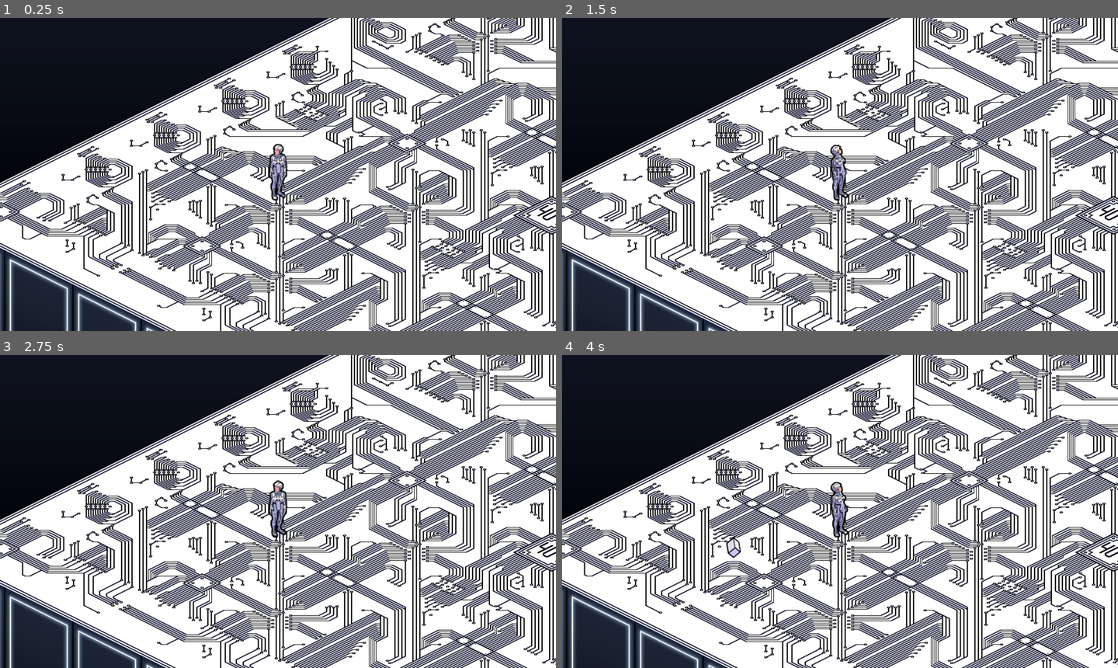
Above: before the commit, frames 1-4 (two rows, left to right).
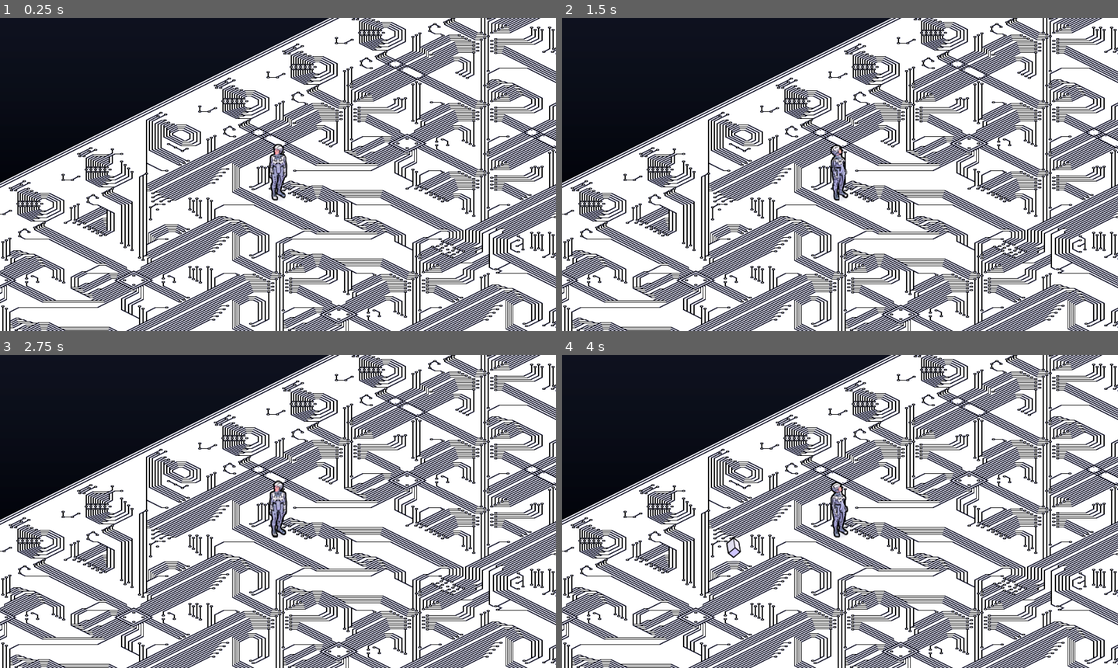
Above: after the commit, the same moments.

Repository: DomestiqueBaston/ERRORE_404_SPRINT_NON_TROVATO
Game: Godot game, scene res://TRASH/Test_Generation_Aleatoire_Pour_Voir_BIS.tscn
Two runs of this game, one before a commit and one after it. Both use one fixed random seed, a clock stepped at 60 frames per second and the inputs below. The project has no main scene, so this scene is started directly.
Inputs:
- Up to frame 1 (0.25 s): no input
- Up to frame 2 (1.5 s): hold Right (ui_right) 0.53-1.28 s; hold Down (ui_down) from 1.28 s (still down)
- Up to frame 3 (2.75 s): release Down (ui_down) at 2.03 s; hold Right (ui_right) from 2.03 s (still down)
- Up to frame 4 (4 s): release Right (ui_right) at 2.78 s; hold Up (ui_up) 2.78-3.53 s; hold Left (ui_left) from 3.53 s (still down)

The runs differ from the first frame. In frame 1, 26% of the frame differs, in the area x 0-100%, y 0-100%; in frame 2, 26%; in frame 3, 26%; in frame 4, 26%.

Commit message:
Several nano updates...

Diff:
--- a/SCENE_AND_SCRIPT/Annoying_Sounds.tscn
+++ b/SCENE_AND_SCRIPT/Annoying_Sounds.tscn
@@ -12,35 +12,42 @@
 
 [node name="Glitchy_Sound_A" type="AudioStreamPlayer" parent="."]
 stream = ExtResource("1_vplxx")
-volume_db = -7.5
+volume_db = -12.5
 bus = &"FX_WET"
+parameters/looping = true
 
 [node name="Glitchy_Sound_B" type="AudioStreamPlayer" parent="."]
 stream = ExtResource("2_htnts")
 volume_db = -7.5
 bus = &"FX_WET"
+parameters/looping = true
 
 [node name="Glitchy_Sound_C" type="AudioStreamPlayer" parent="."]
 stream = ExtResource("3_7oxky")
-volume_db = -5.0
+volume_db = -7.5
 bus = &"FX_WET"
+parameters/looping = true
 
 [node name="Glitchy_Sound_D" type="AudioStreamPlayer" parent="."]
 stream = ExtResource("4_to7gu")
 volume_db = -2.5
 bus = &"FX_WET"
+parameters/looping = true
 
 [node name="Glitchy_Sound_E" type="AudioStreamPlayer" parent="."]
 stream = ExtResource("5_ns4qs")
-volume_db = -5.0
+volume_db = -2.5
 bus = &"FX_WET"
+parameters/looping = true
 
 [node name="Glitchy_Sound_F" type="AudioStreamPlayer" parent="."]
 stream = ExtResource("6_8feb6")
-volume_db = -10.0
+volume_db = -12.5
 bus = &"FX_WET"
+parameters/looping = true
 
 [node name="Glitchy_Sound_G" type="AudioStreamPlayer" parent="."]
 stream = ExtResource("7_jea5g")
 volume_db = -5.0
 bus = &"FX_WET"
+parameters/looping = true
--- a/SCENE_AND_SCRIPT/Cell.tscn
+++ b/SCENE_AND_SCRIPT/Cell.tscn
@@ -69,7 +69,7 @@
 shader_parameter/shake_color_rate = 0.0010000000475
 
 [sub_resource type="RectangleShape2D" id="RectangleShape2D_qkut6"]
-size = Vector2(125, 15)
+size = Vector2(124.56604, 47.564228)
 
 [sub_resource type="ShaderMaterial" id="ShaderMaterial_6o5ds"]
 shader = ExtResource("29_7mpjj")
@@ -312,9 +312,9 @@
 "values": [true, true, false]
 }
 
-[sub_resource type="Animation" id="Animation_5dg73"]
-resource_name = "Going_Down"
-length = 7.3666706
+[sub_resource type="Animation" id="Animation_e50o2"]
+resource_name = "Down_Sliding_Beginning"
+length = 0.66667
 tracks/0/type = "value"
 tracks/0/imported = false
 tracks/0/enabled = true
@@ -322,10 +322,10 @@
 tracks/0/interp = 1
 tracks/0/loop_wrap = true
 tracks/0/keys = {
-"times": PackedFloat32Array(0, 1, 7.3333335, 7.3666673),
+"times": PackedFloat32Array(0, 0.10000001, 0.36666667, 0.6666667),
 "transitions": PackedFloat32Array(1, 1, 1, 1),
 "update": 0,
-"values": [Vector2(0, 0), Vector2(0, 0), Vector2(0, 250), Vector2(0, 250)]
+"values": [Vector2(0, 250), Vector2(0, 250), Vector2(0, 246), Vector2(0, 246)]
 }
 tracks/1/type = "audio"
 tracks/1/imported = false
@@ -350,19 +350,11 @@
 tracks/2/loop_wrap = true
 tracks/2/keys = {
 "clips": [{
-"end_offset": 0.0,
+"end_offset": 2.0713782,
 "start_offset": 0.0,
 "stream": ExtResource("28_7mpjj")
-}, {
-"end_offset": 0.0,
-"start_offset": 0.0,
-"stream": ExtResource("28_7mpjj")
-}, {
-"end_offset": 0.607414,
-"start_offset": 0.0,
-"stream": ExtResource("28_7mpjj")
-}],
-"times": PackedFloat32Array(0.93333334, 3.2712526, 5.602539)
+}],
+"times": PackedFloat32Array(0.1)
 }
 tracks/2/use_blend = true
 tracks/3/type = "audio"
@@ -377,7 +369,7 @@
 "start_offset": 0.0,
 "stream": ExtResource("29_8ohl3")
 }],
-"times": PackedFloat32Array(7.3333335)
+"times": PackedFloat32Array(0.6333333)
 }
 tracks/3/use_blend = true
 tracks/4/type = "value"
@@ -393,9 +385,9 @@
 "values": [true]
 }
 
-[sub_resource type="Animation" id="Animation_6vv1n"]
-resource_name = "Going_Up"
-length = 7.3666706
+[sub_resource type="Animation" id="Animation_ej7e8"]
+resource_name = "Down_Sliding_End"
+length = 0.96667004
 tracks/0/type = "value"
 tracks/0/imported = false
 tracks/0/enabled = true
@@ -403,10 +395,10 @@
 tracks/0/interp = 1
 tracks/0/loop_wrap = true
 tracks/0/keys = {
-"times": PackedFloat32Array(0, 1, 7.3333335, 7.3666673),
+"times": PackedFloat32Array(0, 0.4, 0.6666667, 0.96666664),
 "transitions": PackedFloat32Array(1, 1, 1, 1),
 "update": 0,
-"values": [Vector2(0, 250), Vector2(0, 250), Vector2(0, 0), Vector2(0, 0)]
+"values": [Vector2(0, 246), Vector2(0, 246), Vector2(0, 250), Vector2(0, 250)]
 }
 tracks/1/type = "audio"
 tracks/1/imported = false
@@ -420,7 +412,7 @@
 "start_offset": 0.0,
 "stream": ExtResource("27_e50o2")
 }],
-"times": PackedFloat32Array(0)
+"times": PackedFloat32Array(0.29999998)
 }
 tracks/1/use_blend = true
 tracks/2/type = "audio"
@@ -431,19 +423,11 @@
 tracks/2/loop_wrap = true
 tracks/2/keys = {
 "clips": [{
-"end_offset": 0.0,
+"end_offset": 2.0713782,
 "start_offset": 0.0,
 "stream": ExtResource("28_7mpjj")
-}, {
-"end_offset": 0.0,
-"start_offset": 0.0,
-"stream": ExtResource("28_7mpjj")
-}, {
-"end_offset": 0.607414,
-"start_offset": 0.0,
-"stream": ExtResource("28_7mpjj")
-}],
-"times": PackedFloat32Array(0.93333334, 3.2712526, 5.602539)
+}],
+"times": PackedFloat32Array(0.4)
 }
 tracks/2/use_blend = true
 tracks/3/type = "audio"
@@ -458,7 +442,7 @@
 "start_offset": 0.0,
 "stream": ExtResource("29_8ohl3")
 }],
-"times": PackedFloat32Array(7.3333335)
+"times": PackedFloat32Array(0.93333334)
 }
 tracks/3/use_blend = true
 tracks/4/type = "value"
@@ -474,8 +458,9 @@
 "values": [true]
 }
 
-[sub_resource type="Animation" id="Animation_mye8y"]
-length = 0.001
+[sub_resource type="Animation" id="Animation_5dg73"]
+resource_name = "Going_Down"
+length = 7.3666706
 tracks/0/type = "value"
 tracks/0/imported = false
 tracks/0/enabled = true
@@ -483,50 +468,10 @@
 tracks/0/interp = 1
 tracks/0/loop_wrap = true
 tracks/0/keys = {
-"times": PackedFloat32Array(0),
-"transitions": PackedFloat32Array(1),
-"update": 0,
-"values": [Vector2(0, 0)]
-}
-tracks/1/type = "value"
-tracks/1/imported = false
-tracks/1/enabled = true
-tracks/1/path = NodePath("Column/Cell_Tops:modulate")
-tracks/1/interp = 1
-tracks/1/loop_wrap = true
-tracks/1/keys = {
-"times": PackedFloat32Array(0),
-"transitions": PackedFloat32Array(1),
-"update": 0,
-"values": [Color(1, 1, 1, 1)]
-}
-tracks/2/type = "value"
-tracks/2/imported = false
-tracks/2/enabled = true
-tracks/2/path = NodePath("Column/Cell_Tops/Collider_Ground:visible")
-tracks/2/interp = 1
-tracks/2/loop_wrap = true
-tracks/2/keys = {
-"times": PackedFloat32Array(0),
-"transitions": PackedFloat32Array(1),
-"update": 1,
-"values": [true]
-}
-
-[sub_resource type="Animation" id="Animation_e50o2"]
-resource_name = "Sliding_Beginning"
-length = 0.66667
-tracks/0/type = "value"
-tracks/0/imported = false
-tracks/0/enabled = true
-tracks/0/path = NodePath("Column/Cell_Tops:position")
-tracks/0/interp = 1
-tracks/0/loop_wrap = true
-tracks/0/keys = {
-"times": PackedFloat32Array(0, 0.10000001, 0.36666667, 0.6666667),
+"times": PackedFloat32Array(0, 1, 7.3333335, 7.3666673),
 "transitions": PackedFloat32Array(1, 1, 1, 1),
 "update": 0,
-"values": [Vector2(0, 250), Vector2(0, 250), Vector2(0, 246), Vector2(0, 246)]
+"values": [Vector2(0, 0), Vector2(0, 0), Vector2(0, 250), Vector2(0, 250)]
 }
 tracks/1/type = "audio"
 tracks/1/imported = false
@@ -551,11 +496,19 @@
 tracks/2/loop_wrap = true
 tracks/2/keys = {
 "clips": [{
-"end_offset": 2.0713782,
+"end_offset": 0.0,
 "start_offset": 0.0,
 "stream": ExtResource("28_7mpjj")
-}],
-"times": PackedFloat32Array(0.1)
+}, {
+"end_offset": 0.0,
+"start_offset": 0.0,
+"stream": ExtResource("28_7mpjj")
+}, {
+"end_offset": 0.607414,
+"start_offset": 0.0,
+"stream": ExtResource("28_7mpjj")
+}],
+"times": PackedFloat32Array(0.93333334, 3.2712526, 5.602539)
 }
 tracks/2/use_blend = true
 tracks/3/type = "audio"
@@ -570,7 +523,7 @@
 "start_offset": 0.0,
 "stream": ExtResource("29_8ohl3")
 }],
-"times": PackedFloat32Array(0.6333333)
+"times": PackedFloat32Array(7.3333335)
 }
 tracks/3/use_blend = true
 tracks/4/type = "value"
@@ -586,9 +539,9 @@
 "values": [true]
 }
 
-[sub_resource type="Animation" id="Animation_ej7e8"]
-resource_name = "Sliding_End"
-length = 0.96667004
+[sub_resource type="Animation" id="Animation_6vv1n"]
+resource_name = "Going_Up"
+length = 7.3666706
 tracks/0/type = "value"
 tracks/0/imported = false
 tracks/0/enabled = true
@@ -596,10 +549,10 @@
 tracks/0/interp = 1
 tracks/0/loop_wrap = true
 tracks/0/keys = {
-"times": PackedFloat32Array(0, 0.4, 0.6666667, 0.96666664),
+"times": PackedFloat32Array(0, 1, 7.3333335, 7.3666673),
 "transitions": PackedFloat32Array(1, 1, 1, 1),
 "update": 0,
-"values": [Vector2(0, 246), Vector2(0, 246), Vector2(0, 250), Vector2(0, 250)]
+"values": [Vector2(0, 250), Vector2(0, 250), Vector2(0, 0), Vector2(0, 0)]
 }
 tracks/1/type = "audio"
 tracks/1/imported = false
@@ -613,7 +566,7 @@
 "start_offset": 0.0,
 "stream": ExtResource("27_e50o2")
 }],
-"times": PackedFloat32Array(0.29999998)
+"times": PackedFloat32Array(0)
 }
 tracks/1/use_blend = true
 tracks/2/type = "audio"
@@ -624,11 +577,19 @@
 tracks/2/loop_wrap = true
 tracks/2/keys = {
 "clips": [{
-"end_offset": 2.0713782,
+"end_offset": 0.0,
 "start_offset": 0.0,
 "stream": ExtResource("28_7mpjj")
-}],
-"times": PackedFloat32Array(0.4)
+}, {
+"end_offset": 0.0,
+"start_offset": 0.0,
+"stream": ExtResource("28_7mpjj")
+}, {
+"end_offset": 0.607414,
+"start_offset": 0.0,
+"stream": ExtResource("28_7mpjj")
+}],
+"times": PackedFloat32Array(0.93333334, 3.2712526, 5.602539)
 }
 tracks/2/use_blend = true
 tracks/3/type = "audio"
@@ -643,7 +604,7 @@
 "start_offset": 0.0,
 "stream": ExtResource("29_8ohl3")
 }],
-"times": PackedFloat32Array(0.93333334)
+"times": PackedFloat32Array(7.3333335)
 }
 tracks/3/use_blend = true
 tracks/4/type = "value"
@@ -659,15 +620,202 @@
 "values": [true]
 }
 
+[sub_resource type="Animation" id="Animation_mye8y"]
+length = 0.001
+tracks/0/type = "value"
+tracks/0/imported = false
+tracks/0/enabled = true
+tracks/0/path = NodePath("Column/Cell_Tops:position")
+tracks/0/interp = 1
+tracks/0/loop_wrap = true
+tracks/0/keys = {
+"times": PackedFloat32Array(0),
+"transitions": PackedFloat32Array(1),
+"update": 0,
+"values": [Vector2(0, 0)]
+}
+tracks/1/type = "value"
+tracks/1/imported = false
+tracks/1/enabled = true
+tracks/1/path = NodePath("Column/Cell_Tops:modulate")
+tracks/1/interp = 1
+tracks/1/loop_wrap = true
+tracks/1/keys = {
+"times": PackedFloat32Array(0),
+"transitions": PackedFloat32Array(1),
+"update": 0,
+"values": [Color(1, 1, 1, 1)]
+}
+tracks/2/type = "value"
+tracks/2/imported = false
+tracks/2/enabled = true
+tracks/2/path = NodePath("Column/Cell_Tops/Collider_Ground:visible")
+tracks/2/interp = 1
+tracks/2/loop_wrap = true
+tracks/2/keys = {
+"times": PackedFloat32Array(0),
+"transitions": PackedFloat32Array(1),
+"update": 1,
+"values": [true]
+}
+
+[sub_resource type="Animation" id="Animation_qkut6"]
+resource_name = "Up_Sliding_Beginning"
+length = 0.66667
+tracks/0/type = "value"
+tracks/0/imported = false
+tracks/0/enabled = true
+tracks/0/path = NodePath("Column/Cell_Tops:position")
+tracks/0/interp = 1
+tracks/0/loop_wrap = true
+tracks/0/keys = {
+"times": PackedFloat32Array(0, 0.10000001, 0.36666667, 0.6666667),
+"transitions": PackedFloat32Array(1, 1, 1, 1),
+"update": 0,
+"values": [Vector2(0, 4), Vector2(0, 4), Vector2(0, 0), Vector2(0, 0)]
+}
+tracks/1/type = "audio"
+tracks/1/imported = false
+tracks/1/enabled = true
+tracks/1/path = NodePath("Cellule_Sound/Start_Cell")
+tracks/1/interp = 1
+tracks/1/loop_wrap = true
+tracks/1/keys = {
+"clips": [{
+"end_offset": 0.0,
+"start_offset": 0.0,
+"stream": ExtResource("27_e50o2")
+}],
+"times": PackedFloat32Array(0)
+}
+tracks/1/use_blend = true
+tracks/2/type = "audio"
+tracks/2/imported = false
+tracks/2/enabled = true
+tracks/2/path = NodePath("Cellule_Sound/Up_Down_Cell")
+tracks/2/interp = 1
+tracks/2/loop_wrap = true
+tracks/2/keys = {
+"clips": [{
+"end_offset": 2.0713782,
+"start_offset": 0.0,
+"stream": ExtResource("28_7mpjj")
+}],
+"times": PackedFloat32Array(0.1)
+}
+tracks/2/use_blend = true
+tracks/3/type = "audio"
+tracks/3/imported = false
+tracks/3/enabled = true
+tracks/3/path = NodePath("Cellule_Sound/Stop_Cell")
+tracks/3/interp = 1
+tracks/3/loop_wrap = true
+tracks/3/keys = {
+"clips": [{
+"end_offset": 0.0,
+"start_offset": 0.0,
+"stream": ExtResource("29_8ohl3")
+}],
+"times": PackedFloat32Array(0.6333333)
+}
+tracks/3/use_blend = true
+tracks/4/type = "value"
+tracks/4/imported = false
+tracks/4/enabled = true
+tracks/4/path = NodePath("Column/Cell_Tops/Collider_Ground:visible")
+tracks/4/interp = 1
+tracks/4/loop_wrap = true
+tracks/4/keys = {
+"times": PackedFloat32Array(0),
+"transitions": PackedFloat32Array(1),
+"update": 1,
+"values": [true]
+}
+
+[sub_resource type="Animation" id="Animation_psu53"]
+resource_name = "Up_Sliding_End"
+length = 0.96667004
+tracks/0/type = "value"
+tracks/0/imported = false
+tracks/0/enabled = true
+tracks/0/path = NodePath("Column/Cell_Tops:position")
+tracks/0/interp = 1
+tracks/0/loop_wrap = true
+tracks/0/keys = {
+"times": PackedFloat32Array(0, 0.4, 0.6666667, 0.96666664),
+"transitions": PackedFloat32Array(1, 1, 1, 1),
+"update": 0,
+"values": [Vector2(0, 0), Vector2(0, 0), Vector2(0, 4), Vector2(0, 4)]
+}
+tracks/1/type = "audio"
+tracks/1/imported = false
+tracks/1/enabled = true
+tracks/1/path = NodePath("Cellule_Sound/Start_Cell")
+tracks/1/interp = 1
+tracks/1/loop_wrap = true
+tracks/1/keys = {
+"clips": [{
+"end_offset": 0.0,
+"start_offset": 0.0,
+"stream": ExtResource("27_e50o2")
+}],
+"times": PackedFloat32Array(0.29999998)
+}
+tracks/1/use_blend = true
+tracks/2/type = "audio"
+tracks/2/imported = false
+tracks/2/enabled = true
+tracks/2/path = NodePath("Cellule_Sound/Up_Down_Cell")
+tracks/2/interp = 1
+tracks/2/loop_wrap = true
+tracks/2/keys = {
+"clips": [{
+"end_offset": 2.0713782,
+"start_offset": 0.0,
+"stream": ExtResource("28_7mpjj")
+}],
+"times": PackedFloat32Array(0.4)
+}
+tracks/2/use_blend = true
+tracks/3/type = "audio"
+tracks/3/imported = false
+tracks/3/enabled = true
+tracks/3/path = NodePath("Cellule_Sound/Stop_Cell")
+tracks/3/interp = 1
+tracks/3/loop_wrap = true
+tracks/3/keys = {
+"clips": [{
+"end_offset": 0.0,
+"start_offset": 0.0,
+"stream": ExtResource("29_8ohl3")
+}],
+"times": PackedFloat32Array(0.93333334)
+}
+tracks/3/use_blend = true
+tracks/4/type = "value"
+tracks/4/imported = false
+tracks/4/enabled = true
+tracks/4/path = NodePath("Column/Cell_Tops/Collider_Ground:visible")
+tracks/4/interp = 1
+tracks/4/loop_wrap = true
+tracks/4/keys = {
+"times": PackedFloat32Array(0),
+"transitions": PackedFloat32Array(1),
+"update": 1,
+"values": [true]
+}
+
 [sub_resource type="AnimationLibrary" id="AnimationLibrary_ej7e8"]
 _data = {
 &"Appearing": SubResource("Animation_vso1q"),
 &"Disappearing": SubResource("Animation_7mpjj"),
+&"Down_Sliding_Beginning": SubResource("Animation_e50o2"),
+&"Down_Sliding_End": SubResource("Animation_ej7e8"),
 &"Going_Down": SubResource("Animation_5dg73"),
 &"Going_Up": SubResource("Animation_6vv1n"),
 &"RESET": SubResource("Animation_mye8y"),
-&"Sliding_Beginning": SubResource("Animation_e50o2"),
-&"Sliding_End": SubResource("Animation_ej7e8")
+&"Up_Sliding_Beginning": SubResource("Animation_qkut6"),
+&"Up_Sliding_End": SubResource("Animation_psu53")
 }
 
 [node name="Cell" type="Node2D"]
@@ -692,6 +840,13 @@
 Tout cela ne vaut que pour les glissements."
 metadata/_edit_lock_ = true
 
+[node name="ColorRect" type="ColorRect" parent="."]
+visible = false
+offset_left = -153.0
+offset_top = -128.0
+offset_right = 317.0
+offset_bottom = 290.0
+
 [node name="Column" type="Node2D" parent="."]
 metadata/_edit_lock_ = true
 
@@ -710,7 +865,7 @@
 polygon = PackedVector2Array(-118, -1, 0, -60, 118, -1, 118, 0, 0, 59, -118, 0)
 metadata/_edit_lock_ = true
 
-[node name="Cell_!extension" type="Sprite2D" parent="Column/Cell_Tops"]
+[node name="Cell_Extension" type="Sprite2D" parent="Column/Cell_Tops"]
 position = Vector2(0, -81)
 texture = ExtResource("1_e50o2")
 offset = Vector2(0, 1250)
@@ -909,6 +1064,7 @@
 offset_right = 118.0
 offset_bottom = 59.0
 color = Color(1, 1, 1, 0.5254902)
+metadata/_edit_lock_ = true
 
 [node name="Glitch_Only" type="ColorRect" parent="Column/Cell_Tops/Top_Cell_FX_Mask"]
 visible = false
@@ -932,11 +1088,10 @@
 metadata/_edit_lock_ = true
 
 [node name="Collider" type="CollisionShape2D" parent="Column/Cell_Tops/One_Way_Direction/Shadow_Orientation/Direction_Collider"]
-position = Vector2(-1, 0)
-rotation = 0.46425757
-skew = 0.6597344
+position = Vector2(-0.7547445, -0.37794787)
+rotation = 0.46425754
+skew = 0.65973437
 shape = SubResource("RectangleShape2D_qkut6")
-metadata/_edit_lock_ = true
 
 [node name="Shadow" type="Sprite2D" parent="Column/Cell_Tops/One_Way_Direction/Shadow_Orientation"]
 self_modulate = Color(1, 1, 1, 0.12941177)
@@ -996,6 +1151,7 @@
 libraries = {
 &"": SubResource("AnimationLibrary_ej7e8")
 }
+autoplay = "RESET"
 
 [node name="Cellule_Sound" type="Node2D" parent="."]
 metadata/_edit_lock_ = true
--- a/SCENE_AND_SCRIPT/Cube.tscn
+++ b/SCENE_AND_SCRIPT/Cube.tscn
@@ -1,6 +1,7 @@
-[gd_scene load_steps=17 format=3 uid="uid://c3up1u8ajktas"]
+[gd_scene load_steps=19 format=3 uid="uid://c3up1u8ajktas"]
 
 [ext_resource type="Script" uid="uid://h5jc5pkbwwnw" path="res://SCENE_AND_SCRIPT/Cube.gd" id="1_mfqlr"]
+[ext_resource type="Shader" uid="uid://3f2wtq4pn17q" path="res://SHADER/Shadow_Compositing.gdshader" id="2_i7obx"]
 [ext_resource type="Texture2D" uid="uid://c5i7h02ps03t3" path="res://IMAGE/ENVIRONMENT/CUBE/Shadow.png" id="2_yd2d6"]
 [ext_resource type="Shader" uid="uid://68aobjd54xxo" path="res://SHADER/Outline_And_Color.gdshader" id="3_mfqlr"]
 [ext_resource type="Texture2D" uid="uid://daxlt5o4goj2w" path="res://IMAGE/ENVIRONMENT/CUBE/Cube_Sprite_Sheet_v2.png" id="4_mfqlr"]
@@ -9,8 +10,11 @@
 [ext_resource type="AudioStream" uid="uid://bom677o0xms5i" path="res://SOUND/FX/Disappearing.ogg" id="6_i7obx"]
 
 [sub_resource type="CapsuleShape2D" id="CapsuleShape2D_i7obx"]
-radius = 7.008006
-height = 15.765341
+radius = 15.241224
+height = 30.482449
+
+[sub_resource type="ShaderMaterial" id="ShaderMaterial_oh6sb"]
+shader = ExtResource("2_i7obx")
 
 [sub_resource type="ShaderMaterial" id="ShaderMaterial_5c5qk"]
 shader = ExtResource("3_mfqlr")
@@ -267,6 +271,7 @@
 [node name="Cube_Shadow" type="Sprite2D" parent="."]
 visible = false
 self_modulate = Color(1, 1, 1, 0.12941177)
+material = SubResource("ShaderMaterial_oh6sb")
 position = Vector2(0, -3)
 texture = ExtResource("2_yd2d6")
 offset = Vector2(0, 6)
--- a/SCENE_AND_SCRIPT/UI_Sounds.tscn
+++ b/SCENE_AND_SCRIPT/UI_Sounds.tscn
@@ -3,7 +3,7 @@
 [ext_resource type="AudioStream" uid="uid://bvu0qgcdq4x2w" path="res://SOUND/FX/Short_Beep_High.ogg" id="1_p0pgo"]
 [ext_resource type="AudioStream" uid="uid://ddouskyxl7bw7" path="res://SOUND/FX/Short_Beep_Low.ogg" id="2_kco3e"]
 
-[node name="Ui_Sounds" type="Node2D"]
+[node name="UI_Sounds" type="Node2D"]
 
 [node name="Short_Beep_High" type="AudioStreamPlayer" parent="."]
 stream = ExtResource("1_p0pgo")
@@ -11,5 +11,5 @@
 
 [node name="Short_Beep_Low" type="AudioStreamPlayer" parent="."]
 stream = ExtResource("2_kco3e")
-volume_db = -5.0
+volume_db = -8.5
 bus = &"FX_DRY"
--- a/TRASH/Test_Generation_Aleatoire_Pour_Voir_BIS.tscn
+++ b/TRASH/Test_Generation_Aleatoire_Pour_Voir_BIS.tscn
@@ -39,7 +39,7 @@
 position = Vector2(480, 0)
 script = ExtResource("1_sjb8x")
 cell_scene = ExtResource("2_okjc4")
-grid_size = 9
+grid_size = 19
 
 [node name="Cube" parent="." instance=ExtResource("3_u5bti")]
 position = Vector2(296, 253)
Binary file changed: IMAGE/RUNNER/MAN/Man_Sprite_Sheet.png
Not shown: 1 places in SCENE_AND_SCRIPT/Cell.tscn that only renumber resources
Not shown, changed: NOTES/Notes pour un Runner bugué_v04.md
Not shown, changed: NOTES/Notes pour un Runner bugué_v04.odt
Not shown, changed: SOUND/FX/Glitchy_Sound_A.ogg
Not shown, changed: SOUND/FX/Glitchy_Sound_C.ogg
